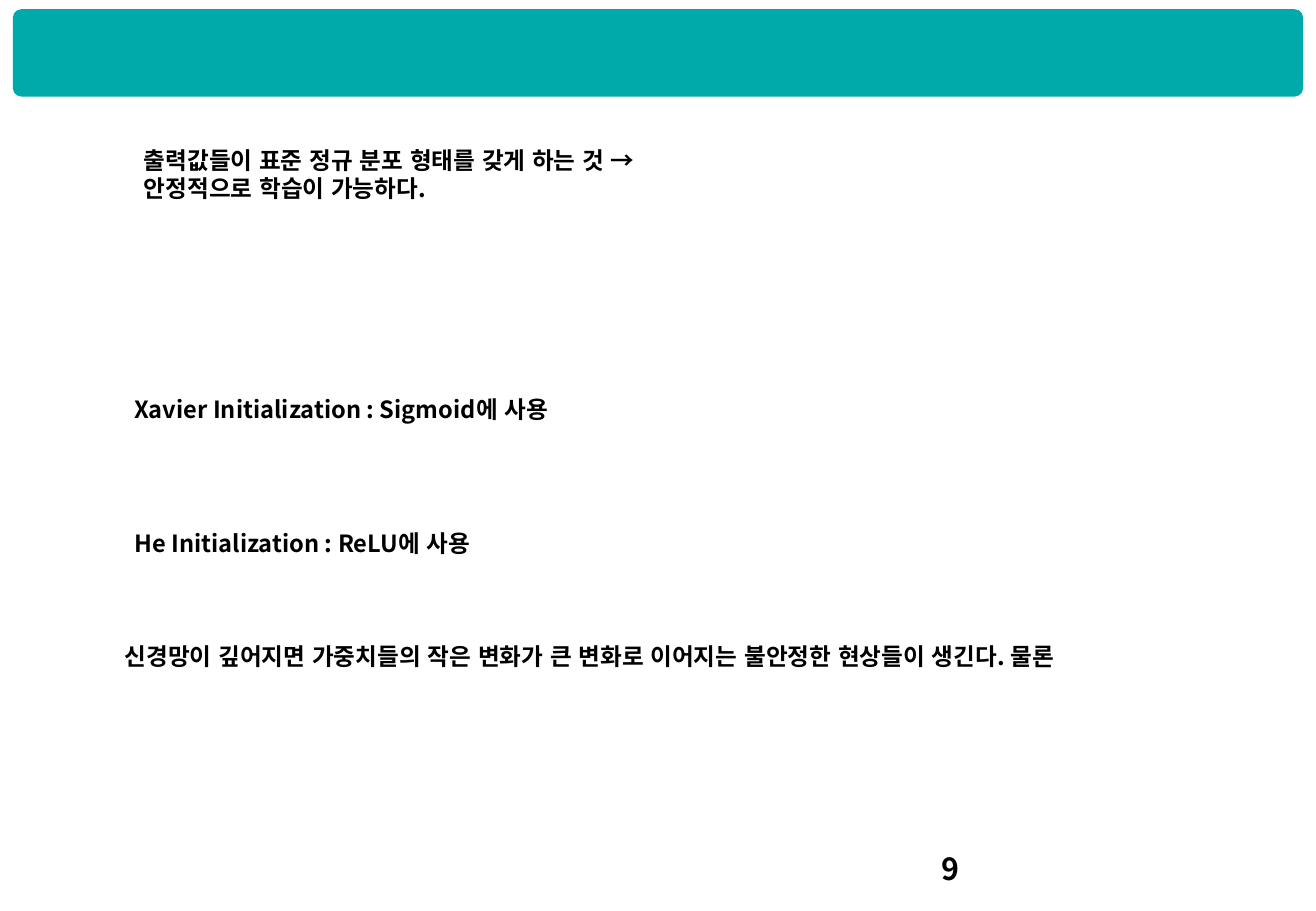
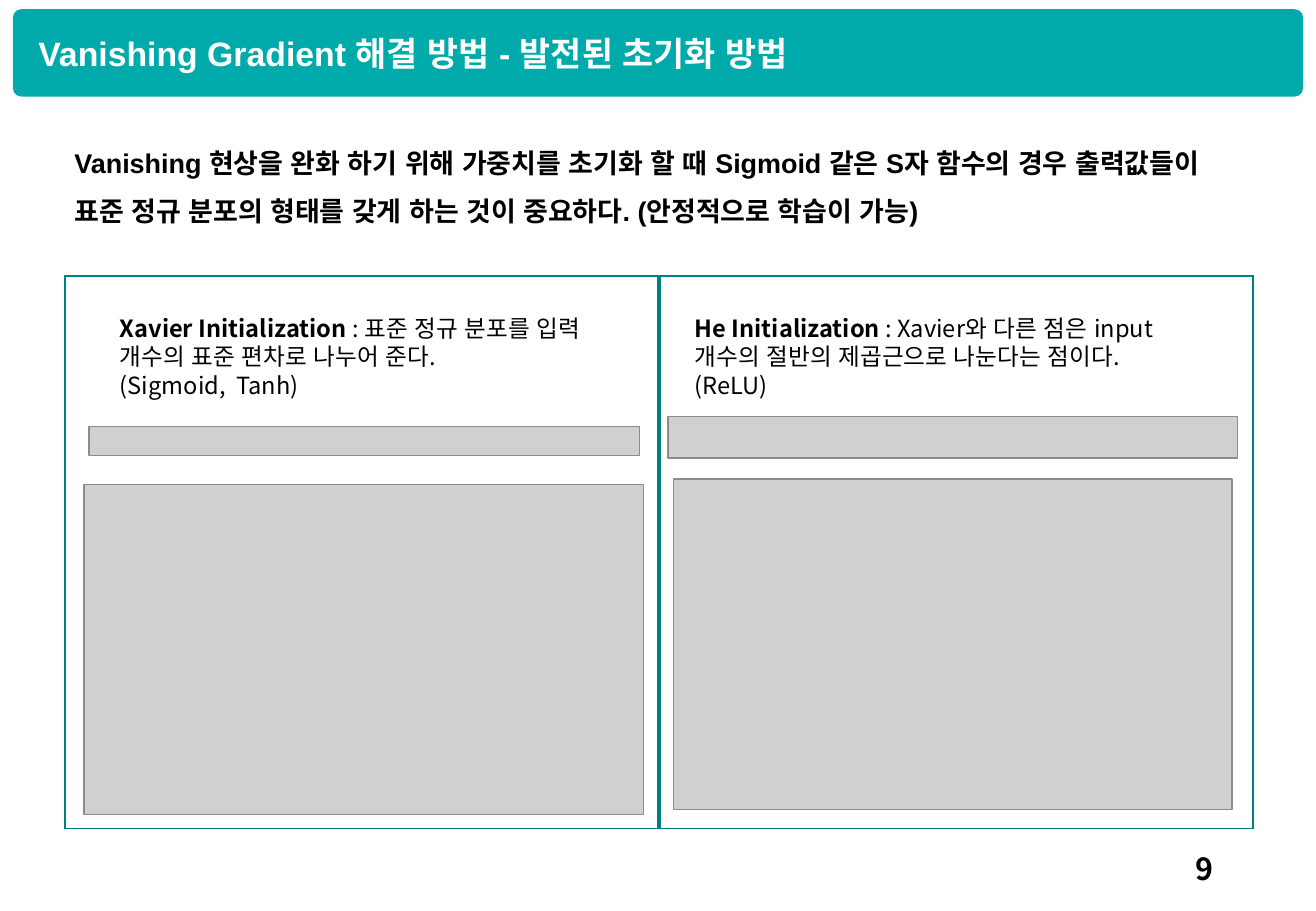
Before and after one commit to HyunQQ/analysis, a slide deck: slide 10 of dnn/dnn_hyunq.pptx. Drawn at 1316x911 pixels with LibreOffice and Linux fonts; fonts in the diff are those of the drawing; grey boxes stand for pictures. Boxes give left, top, right and bottom in pixels: in the first picture for what was removed or moved away, otherwise in the second. Text is boxed around its words. In the diff, an @@ line names an element or a change of style, - is before the commit and + after.

```diff
--- a/dnn/dnn_hyunq.pptx
+++ b/dnn/dnn_hyunq.pptx
@@ text added at (38,37,787,73), 20 pt, text #FFFFFF, bold @@
+Vanishing Gradient 해결 방법 - 발전된 초기화 방법
@@ text at (74,150,1199,227): text changed; size 14 to 16 pt; font Noto Sans CJK KR to Arial @@
-출력값들이 표준 정규 분포 형태를 갖게 하는 것 → 안정적으로 학습이 가능하다.
+Vanishing 현상을 완화 하기 위해 가중치를 초기화 할 때 Sigmoid 같은 S자 함수의 경우 출력값들이 표준 정규 분포의 형태를 갖게 하는 것이 중요하다. (안정적으로 학습이 가능)
@@ rectangle added at (64,277,657,830), fill #FFFFFF, outline #008080 1 pt @@
@@ rectangle added at (660,277,1253,830), fill #FFFFFF, outline #008080 1 pt @@
@@ text at (120,317,581,400): text changed; bold off @@
-Xavier Initialization : Sigmoid에 사용
+Xavier Initialization : 표준 정규 분포를 입력 개수의 표준 편차로 나누어 준다.
+(Sigmoid, Tanh)
@@ text at (695,317,1153,399): text changed; bold off @@
-He Initialization : ReLU에 사용
+He Initialization : Xavier와 다른 점은 input 개수의 절반의 제곱근으로 나눈다는 점이다.
+(ReLU)
@@ picture added at (668,417,1238,458) @@
@@ picture added at (89,427,639,456) @@
@@ picture added at (674,479,1233,809) @@
@@ picture added at (84,485,644,815) @@
@@ text removed at (125,645,1053,667) @@
-신경망이 깊어지면 가중치들의 작은 변화가 큰 변화로 이어지는 불안정한 현상들이 생긴다. 물론
@@ page number at (1196,857,1214,881): alignment left to right @@
```
Also in this commit, not shown: 8 other slides changed, 5 slides added, 2 slides removed, 1 other file.
